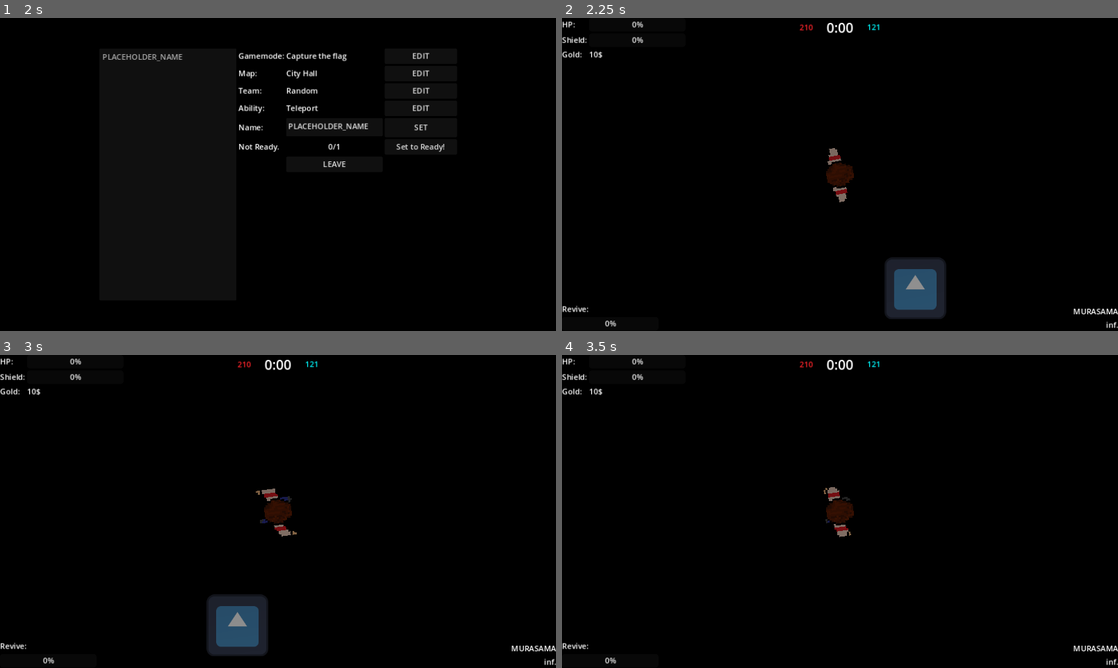
Above: before the commit, frames 1-4 (two rows, left to right).
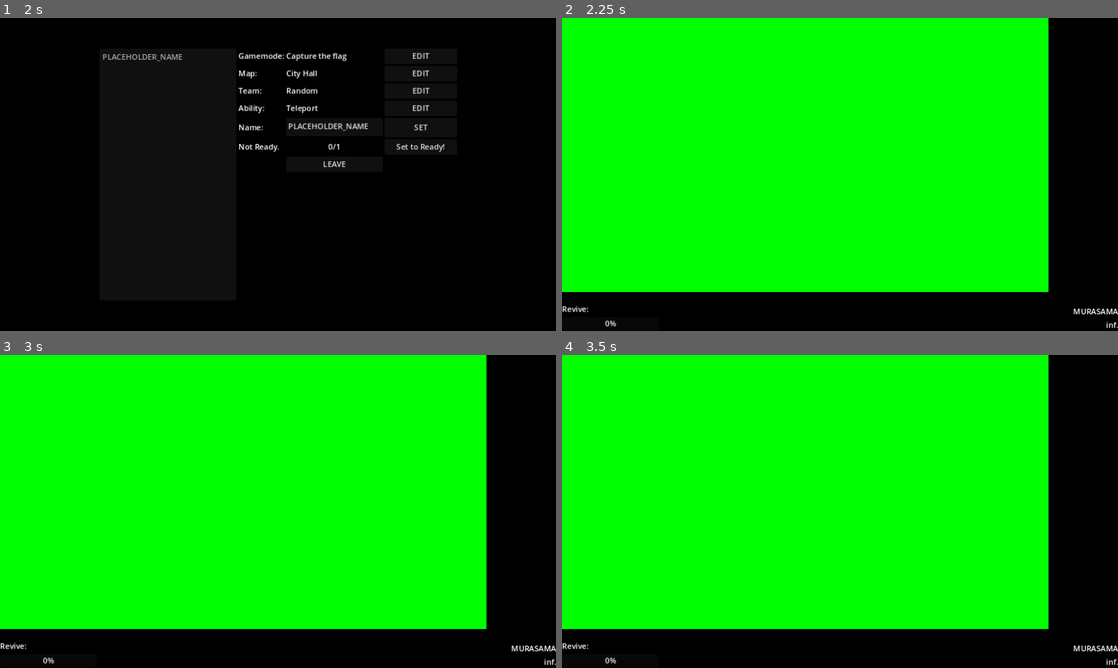
Above: after the commit, the same moments.

Repository: ACCESS-DENIDE/BBQ
Game: Godot game, scene res://mpty.tscn
The game is run twice, just before and just after one commit, with the same random seed, the same clock (stepped at 60 frames per second) and the same inputs. The engine's default icon, where the game draws it, is replaced by a stand-in: a white triangle on a blue panel in a dark square.
Inputs (mouse positions are in pixels of both pictures, inside the frame that each line leads up to):
- Up to frame 1 (2 s): click "PLAY" at 0.5 s; click "HOST GAME" at 1.25 s
- Up to frame 2 (2.25 s): click "Set to Ready!" at 2 s
- Up to frame 3 (3 s): tap Enter at 2.75 s; move the mouse to (400, 495) at 2.77 s; hold Right (ui_right) from 2.78 s (still down); tap Mouse wheel up (ZoomIn, bound only after the commit) at 2.85 s
- Up to frame 4 (3.5 s): keep holding Right (ui_right); tap Mouse wheel down (ZooomOut, bound only after the commit) at 3.05 s

Frame 1 is identical in both runs. In frame 2, 78% of the frame differs, in the area x 0-88%, y 0-97%; in frame 3, 78%; in frame 4, 77%.

Commit message:
PreChroma

Diff:
--- a/Assets/Player/Player.gd
+++ b/Assets/Player/Player.gd
@@ -50,6 +50,16 @@
 	Networking.SyncPosPlayer(name, position, direction, rotation)
 
 
+	if(Input.is_action_just_pressed("ZoomIn")):
+		if(camera_2d.zoom.x<4):
+			camera_2d.zoom+=Vector2(0.5, 0.5)
+
+
+	if(Input.is_action_just_pressed("ZooomOut")):
+		if(camera_2d.zoom.x>1):
+			camera_2d.zoom-=Vector2(0.5, 0.5)
+
+
 
 var UI
 func SetUI(ref:Node):
--- a/Assets/Player/Player.tscn
+++ b/Assets/Player/Player.tscn
@@ -8,8 +8,6 @@
 [ext_resource type="Texture2D" uid="uid://dvchh7m7qfxi" path="res://Resourses/Textures/RenderSquereText.tres" id="5_i8xjk"]
 
 [node name="Player" type="CharacterBody2D"]
-collision_layer = 0
-collision_mask = 0
 script = ExtResource("1_kmj6x")
 
 [node name="PlayerAnim" type="AnimatedSprite2D" parent="."]
@@ -30,17 +28,32 @@
 rotation = -1.5708
 shadow_enabled = true
 shadow_color = Color(0, 0, 0, 1)
+shadow_filter_smooth = 64.0
 texture = ExtResource("4_gkcr0")
-offset = Vector2(106, 1)
+offset = Vector2(318, 5)
+texture_scale = 3.0
 
 [node name="RenderCircle" type="PointLight2D" parent="."]
 range_item_cull_mask = 2
 texture = ExtResource("5_i8xjk")
-texture_scale = 16.0
+texture_scale = 32.0
 
 [node name="CloseRangeView" type="PointLight2D" parent="."]
-visible = false
 shadow_enabled = true
 shadow_color = Color(0, 0, 0, 1)
 texture = ExtResource("4_uq5bq")
-texture_scale = 0.5
+texture_scale = 0.62
+
+[node name="CanvasLayer" type="CanvasLayer" parent="."]
+
+[node name="ColorRect" type="ColorRect" parent="CanvasLayer"]
+anchors_preset = 15
+anchor_right = 1.0
+anchor_bottom = 1.0
+offset_left = -144.0
+offset_top = -81.0
+offset_right = -144.0
+offset_bottom = -81.0
+grow_horizontal = 2
+grow_vertical = 2
+color = Color(0, 1, 0, 1)
--- a/Assets/PlayerPuppet/PlayerPuppet.tscn
+++ b/Assets/PlayerPuppet/PlayerPuppet.tscn
@@ -5,12 +5,16 @@
 [ext_resource type="Shape2D" uid="uid://bc4vlcp7rq0x4" path="res://Resourses/Collisions/player_col.tres" id="2_syqsg"]
 
 [node name="PlayerPuppet" type="CharacterBody2D"]
+z_index = 1
+rotation = -0.00276431
 collision_layer = 0
 collision_mask = 0
 script = ExtResource("1_attv0")
 
 [node name="PuppetAnim" type="AnimatedSprite2D" parent="."]
+z_index = 1
 texture_filter = 1
+use_parent_material = true
 sprite_frames = ExtResource("1_bbt0i")
 animation = &"run"
 
--- /dev/null
+++ b/Resourses/Shaders/Chromakeyer.gdshader
@@ -0,0 +1,33 @@
+shader_type canvas_item;
+
+uniform vec4 key_color = vec4(0,1,0,1);
+uniform float similarity : hint_range(0.0,1.0) = 0.4;
+uniform float smoothness : hint_range(0.00,1.0) = 0.08;
+uniform float spill : hint_range(0.0,1.0) = 0.1;
+
+// From https://github.com/libretro/glsl-shaders/blob/master/nnedi3/shaders/rgb-to-yuv.glsl
+vec2 RGBtoUV(vec3 rgb) {
+  return vec2(
+    rgb.r * -0.169 + rgb.g * -0.331 + rgb.b *  0.5    + 0.5,
+    rgb.r *  0.5   + rgb.g * -0.419 + rgb.b * -0.081  + 0.5
+  );
+}
+
+vec4 ProcessChromaKey(sampler2D tex,vec2 texCoord) {
+  vec4 rgba = texture(tex, texCoord);
+  float chromaDist = distance(RGBtoUV(texture(tex, texCoord).rgb), RGBtoUV(key_color.rgb));
+
+  float baseMask = chromaDist - similarity;
+  float fullMask = pow(clamp(baseMask / smoothness, 0., 1.), 1.5);
+  rgba.a = fullMask;
+
+  float spillVal = pow(clamp(baseMask / spill, 0., 1.), 1.5);
+  float desat = clamp(rgba.r * 0.2126 + rgba.g * 0.7152 + rgba.b * 0.0722, 0., 1.);
+  rgba.rgb = mix(vec3(desat, desat, desat), rgba.rgb, spillVal);
+
+  return rgba;
+}
+
+void fragment() {
+  COLOR = ProcessChromaKey(TEXTURE, UV);
+}
--- a/Resourses/Textures/RenderSquereText.tres
+++ b/Resourses/Textures/RenderSquereText.tres
@@ -1,6 +1,8 @@
 [gd_resource type="GradientTexture2D" load_steps=2 format=3 uid="uid://dvchh7m7qfxi"]
 
 [sub_resource type="Gradient" id="Gradient_ghp2s"]
+offsets = PackedFloat32Array(0, 0.0229885)
 
 [resource]
 gradient = SubResource("Gradient_ghp2s")
+fill_from = Vector2(0, 1)
--- a/Scenes/test_scene.tscn
+++ b/Scenes/test_scene.tscn
@@ -1,22 +1,118 @@
-[gd_scene load_steps=4 format=3 uid="uid://b07rudo74ighw"]
+[gd_scene load_steps=5 format=3 uid="uid://b07rudo74ighw"]
 
 [ext_resource type="PackedScene" uid="uid://dk6nk25xuwvdd" path="res://Assets/Player/Player.tscn" id="1_hvkrc"]
 [ext_resource type="PackedScene" uid="uid://l55nmkxhboi5" path="res://Assets/PlayerPuppet/PlayerPuppet.tscn" id="2_6jgp6"]
 [ext_resource type="PackedScene" uid="uid://bnbbrej7u4fjs" path="res://Assets/LevelBlocks/PLACEHOLDER/PLACEHOLDER.tscn" id="3_u2dkr"]
+[ext_resource type="Texture2D" uid="uid://bboxul6o21cwo" path="res://Resourses/Textures/FlorTilemapTest.png" id="4_vdqu1"]
 
 [node name="test_scene" type="Node2D"]
 
 [node name="Player" parent="." instance=ExtResource("1_hvkrc")]
-position = Vector2(-41, 61)
-rotation = 1.96331
+position = Vector2(-345, 47)
+rotation = 1.80971
 
 [node name="PlayerPuppet" parent="." instance=ExtResource("2_6jgp6")]
-position = Vector2(47, 68)
+position = Vector2(-161, 22)
+rotation = 1.24503
 
 [node name="Crate" parent="." instance=ExtResource("3_u2dkr")]
-position = Vector2(2, 75)
+position = Vector2(-3, 0)
 
 [node name="DirectionalLight2D" type="DirectionalLight2D" parent="."]
 rotation = -1.15442
-blend_mode = 1
+color = Color(0, 0, 0, 1)
+blend_mode = 2
+shadow_color = Color(0.435294, 0.372549, 0.439216, 1)
 max_distance = 1e+07
+
+[node name="Crate2" parent="." instance=ExtResource("3_u2dkr")]
+position = Vector2(140, 256)
+
+[node name="Crate3" parent="." instance=ExtResource("3_u2dkr")]
+position = Vector2(139, 222)
+
+[node name="Crate4" parent="." instance=ExtResource("3_u2dkr")]
+position = Vector2(135, 190)
+
+[node name="Crate5" parent="." instance=ExtResource("3_u2dkr")]
+position = Vector2(135, 157)
+
+[node name="Crate6" parent="." instance=ExtResource("3_u2dkr")]
+position = Vector2(135, 127)
+
+[node name="Crate7" parent="." instance=ExtResource("3_u2dkr")]
+position = Vector2(63, 125)
+
+[node name="Crate8" parent="." instance=ExtResource("3_u2dkr")]
+position = Vector2(31, 125)
+
+[node name="Crate9" parent="." instance=ExtResource("3_u2dkr")]
+position = Vector2(0, 125)
+
+[node name="Crate10" parent="." instance=ExtResource("3_u2dkr")]
+position = Vector2(0, 94)
+
+[node name="Crate11" parent="." instance=ExtResource("3_u2dkr")]
+position = Vector2(0, 62)
+
+[node name="Crate12" parent="." instance=ExtResource("3_u2dkr")]
+position = Vector2(0, 31)
+
+[node name="Crate13" parent="." instance=ExtResource("3_u2dkr")]
+position = Vector2(-100, 190)
+
+[node name="Crate14" parent="." instance=ExtResource("3_u2dkr")]
+position = Vector2(-100, 226)
+
+[node name="Crate15" parent="." instance=ExtResource("3_u2dkr")]
+position = Vector2(-96, 255)
+
+[node name="Crate16" parent="." instance=ExtResource("3_u2dkr")]
+position = Vector2(-58, 254)
+
+[node name="Crate17" parent="." instance=ExtResource("3_u2dkr")]
+position = Vector2(-24, 256)
+
+[node name="Crate18" parent="." instance=ExtResource("3_u2dkr")]
+position = Vector2(8, 256)
+
+[node name="Crate19" parent="." instance=ExtResource("3_u2dkr")]
+position = Vector2(145, -3)
+
+[node name="Crate20" parent="." instance=ExtResource("3_u2dkr")]
+position = Vector2(142, 30)
+
+[node name="Crate21" parent="." instance=ExtResource("3_u2dkr")]
+position = Vector2(137, 62)
+
+[node name="Crate22" parent="." instance=ExtResource("3_u2dkr")]
+position = Vector2(134, 92)
+
+[node name="FlorTilemapTest4" type="Sprite2D" parent="."]
+z_index = -1
+texture_filter = 1
+position = Vector2(9, 437)
+texture = ExtResource("4_vdqu1")
+metadata/_edit_lock_ = true
+
+[node name="FlorTilemapTest3" type="Sprite2D" parent="."]
+z_index = -1
+texture_filter = 1
+position = Vector2(-311, 437)
+texture = ExtResource("4_vdqu1")
+metadata/_edit_lock_ = true
+
+[node name="FlorTilemapTest2" type="Sprite2D" parent="."]
+light_mask = 2
+z_index = -1
+texture_filter = 1
+position = Vector2(-311, 117)
+texture = ExtResource("4_vdqu1")
+metadata/_edit_lock_ = true
+
+[node name="FlorTilemapTest" type="Sprite2D" parent="."]
+z_index = -1
+texture_filter = 1
+position = Vector2(8, 117)
+texture = ExtResource("4_vdqu1")
+metadata/_edit_lock_ = true
--- a/Scripts/GameplayScene.tscn
+++ b/Scripts/GameplayScene.tscn
@@ -19,6 +19,6 @@
 max_distance = 1e+06
 
 [node name="Crate" parent="." instance=ExtResource("2_21e2q")]
-position = Vector2(39, 59)
+position = Vector2(1, 1)
 
 [connection signal="timeout" from="PingTime" to="." method="OnPingTime"]
--- a/project.godot
+++ b/project.godot
@@ -29,6 +29,19 @@
 
 window/stretch/mode="canvas_items"
 
+[input]
+
+ZoomIn={
+"deadzone": 0.5,
+"events": [Object(InputEventMouseButton,"resource_local_to_scene":false,"resource_name":"","device":-1,"window_id":0,"alt_pressed":false,"shift_pressed":false,"ctrl_pressed":false,"meta_pressed":false,"button_mask":0,"position":Vector2(0, 0),"global_position":Vector2(0, 0),"factor":1.0,"button_index":4,"canceled":false,"pressed":false,"double_click":false,"script":null)
+]
+}
+ZooomOut={
+"deadzone": 0.5,
+"events": [Object(InputEventMouseButton,"resource_local_to_scene":false,"resource_name":"","device":-1,"window_id":0,"alt_pressed":false,"shift_pressed":false,"ctrl_pressed":false,"meta_pressed":false,"button_mask":16,"position":Vector2(188, 20),"global_position":Vector2(192, 63),"factor":1.0,"button_index":5,"canceled":false,"pressed":true,"double_click":false,"script":null)
+]
+}
+
 [rendering]
 
 viewport/transparent_background=true
Binary file added: Resourses/Textures/FlorTilemapTest.png
Not shown, added: Resourses/Textures/FlorTilemapTest.png.import
